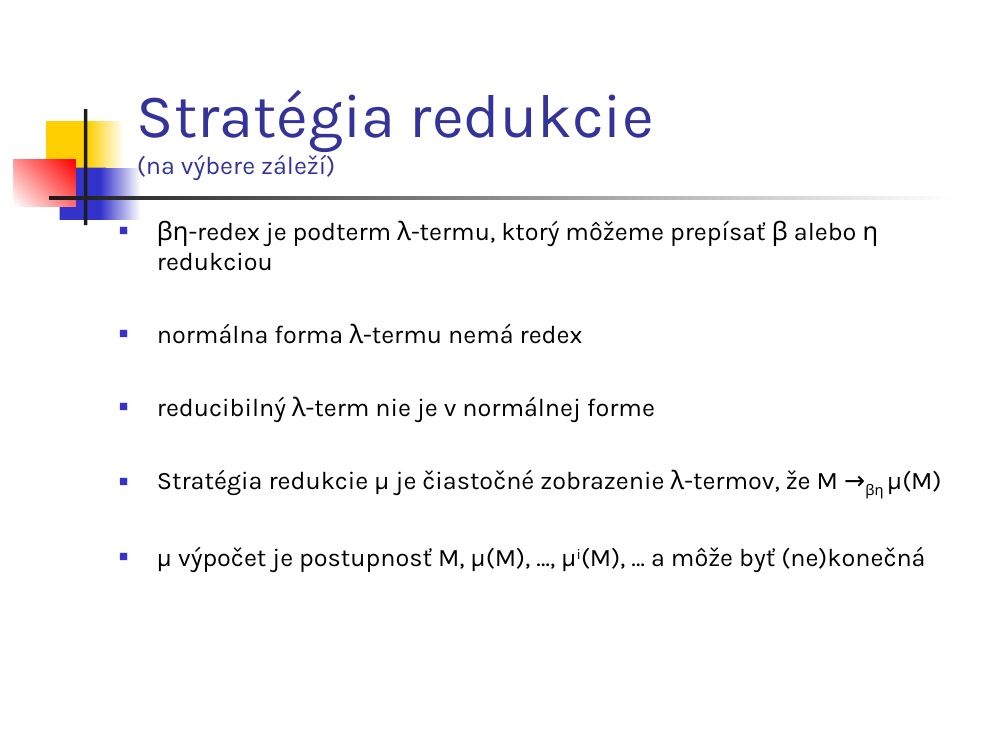
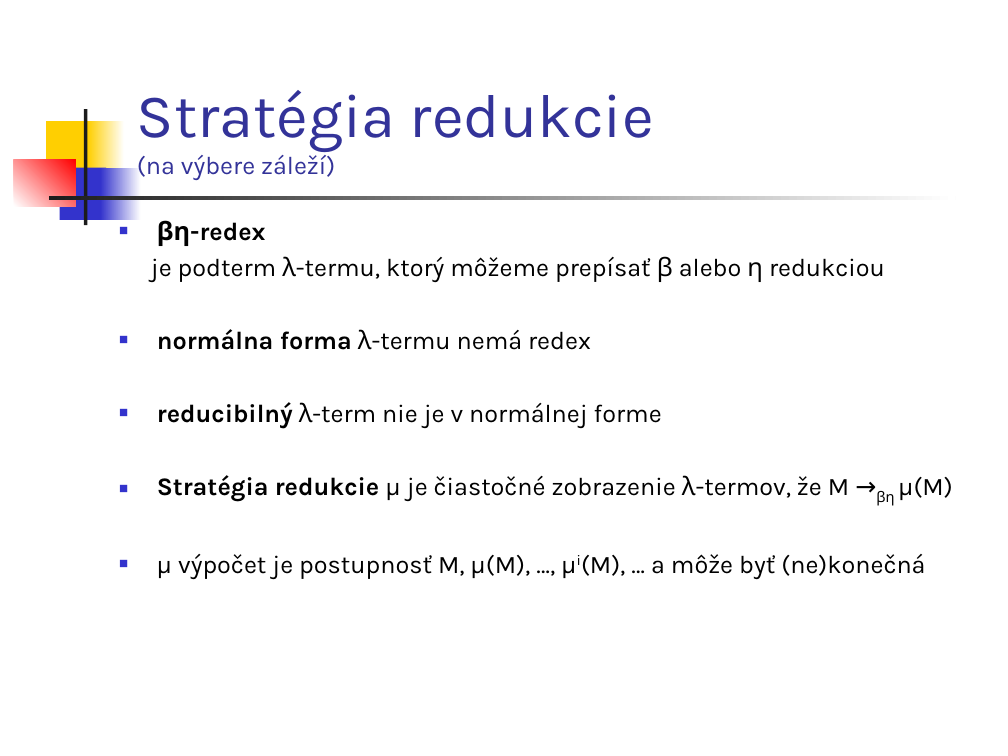
Before and after one commit to Funkcionalne/Prednasky, a slide deck: slide 11 of 06/06_fpro.ppt (slide 7 before the commit). Drawn at 1008x756 pixels with LibreOffice and Linux fonts; fonts in the diff are those of the drawing. Boxes give left, top, right and bottom in pixels: in the first picture for what was removed or moved away, otherwise in the second. Text is boxed around its words. In the diff, an @@ line names an element or a change of style, - is before the commit and + after.

```diff
--- a/06/06_fpro.ppt
+++ b/06/06_fpro.ppt
@@ text at box(151, 220, 885, 282): text changed @@
-■ βη-redex je podterm λ-termu, ktorý môžeme prepísať β alebo η redukciou
+■ βη-redex
+je podterm λ-termu, ktorý môžeme prepísať β alebo η redukciou
@@ text at box(157, 329, 952, 506): bold on in "normálna forma", "reducibilný", "Stratégia redukcie" @@
```
Also in this commit, not shown: 13 other slides changed, 7 slides added, 5 other files.
